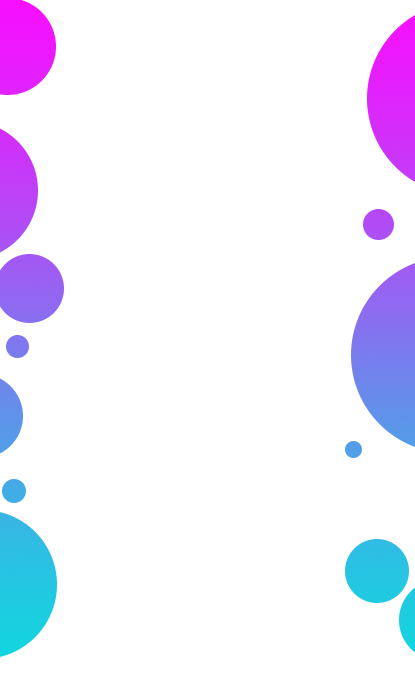
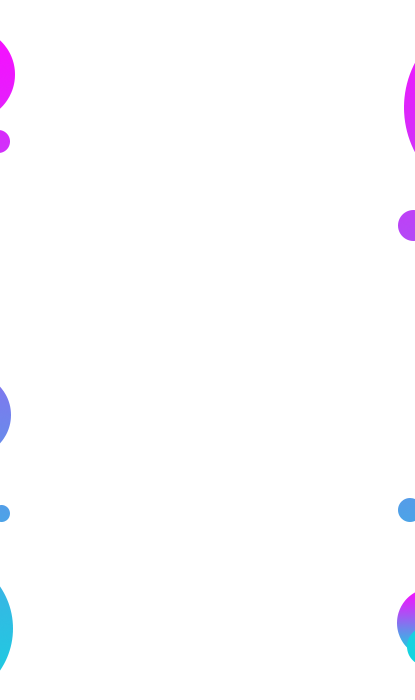
Two versions of the same layered image (415 x 700). Layer-by-layer changes:
added layer "Эллипс 3" above "Эллипс 2" over [0,40,415,663]
added layer "Эллипс 2" above "Эллипс 1" over [397,592,415,654]
painted on "Эллипс 1" over [0,0,415,671]
